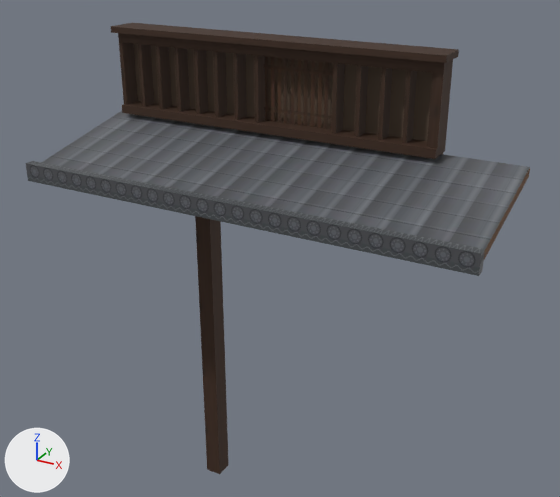
What one commit did to the glTF model public/models/facade.glb.
Before and after are seen from a 50 mm lens placed at (1.86, -4.09, 3.79), pointed at (-0.14, -0.46, 1.97). The axes (+X, +Y, +Z) are drawn at lower left. The lights are the same throughout. The older version comes first. Where no turn or scale is listed for an object, it has been applied to the vertices. Vertices at exactly the same position are counted once.

In view in the first picture: 'FacadeBack', 'FacadeEaveTiles', 'FacadeFrame', 'FacadeLattice', 'FacadePost', 'FacadeRoof'.
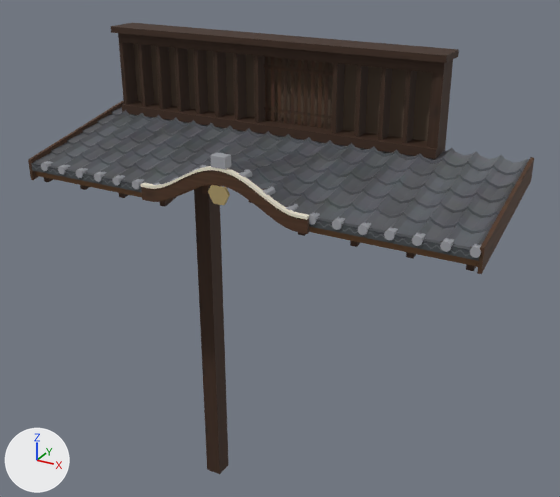
What changed in the scene script:
```text
Change me_facadeeavetiles:
    remove me_facadeeavetiles.from_pydata(...)  # 8 vertices, 12 faces; spans x -1.41..1.17, y -1.11..-1.06, z 2.37..2.47
    add me_facadeeavetiles.from_pydata(...)  # 164 vertices, 324 faces; spans x -1.4..1.16, y -1.08..-1.06, z 2.43..2.63
    me_facadeeavetiles part 1: the whole mesh is rebuilt
Change me_facaderafters:
    where me_facaderafters.from_pydata(...)  # 80 vertices, 120 faces; spans x -1.37..1.13, y -1.03..-0.25, z 2.35..2.55
    me_facaderafters part 2
    add for i in [*range(36, 40), *range(44, 48)]: me_facaderafters.vertices[i].co += Vector((0.0, 0.0, 0.12))
Change me_facaderoof:
    remove me_facaderoof.from_pydata(...)  # 8 vertices, 12 faces; spans x -1.4..1.16, y -1.06..-0.24, z 2.39..2.6
    remove me_facaderoof.materials.append(mat_facadetiles)  # picture img_facadetiles
    add me_facaderoof.from_pydata(...)  # 294 vertices, 584 faces; spans x -1.4..1.16, y -1.06..-0.24, z 2.39..2.6
    me_facaderoof part 3: 286 vertices added at x -1.4..1.16, y -1.06..-0.24, z 2.39..2.6
Add ob_facadeverge:
    ob_facadeverge = bpy.data.objects.new('FacadeVerge', me_facadeverge)  # 16 vertices, 24 faces; spans x -1.41..1.17, y -1.08..-0.24, z 2.37..2.65; in mat_facaderafter (picture img_facaderafter)
    ob_facadeverge.location = (0.0, 0.0, 0.0)
Add ob_facadetileroof:
    ob_facadetileroof = bpy.data.objects.new('FacadeTileRoof', me_facadetileroof)  # 1377 vertices, 1760 faces; spans x -1.4..1.16, y -1.06..-0.24, z 2.46..2.65; in mat_facadetilefaces (picture img_facadetilefaces)
    ob_facadetileroof.location = (0.0, 0.0, 0.0)
Add ob_facaderoundends:
    ob_facaderoundends = bpy.data.objects.new('FacadeRoundEnds', me_facaderoundends)  # 400 vertices, 560 faces; spans x -1.32..1.16, y -1.09..-1.01, z 2.44..2.65; in mat_facaderoundends (grey #a2a4aa)
    ob_facaderoundends.location = (0.0, 0.0, 0.0)
Add ob_facadeonita:
    ob_facadeonita = bpy.data.objects.new('FacadeOnita', me_facadeonita)  # a box spanning x -0.16..-0.08, y -1.112..-1.054, z 2.644..2.702; in mat_facaderoundends (grey #a2a4aa)
    ob_facadeonita.location = (0.0, 0.0, 0.0)
Add ob_facadegegyo:
    ob_facadegegyo = bpy.data.objects.new('FacadeGegyo', me_facadegegyo)  # 12 vertices, 20 faces; spans x -0.18..-0.06, y -1.118..-1.104, z 2.462..2.552; in mat_facadegegyo (yellow #ceb881)
    ob_facadegegyo.location = (0.0, 0.0, 0.0)
Add ob_facadegabletrim:
    ob_facadegabletrim = bpy.data.objects.new('FacadeGableTrim', me_facadegabletrim)  # 148 vertices, 292 faces; spans x -0.6..0.36, y -1.11..-1.082, z 2.47..2.644; in mat_facadetrim (pale yellow #efe7d4)
    ob_facadegabletrim.location = (0.0, 0.0, 0.0)
Add ob_facadegable:
    ob_facadegable = bpy.data.objects.new('FacadeGable', me_facadegable)  # 148 vertices, 292 faces; spans x -0.6..0.36, y -1.106..-1.084, z 2.397..2.632; in mat_facaderafter (picture img_facaderafter)
    ob_facadegable.location = (0.0, 0.0, 0.0)
```

Changed parts and their boxes [x1, y1, x2, y2] in the pictures (560 x 497 px; the box of a moved part takes in the faces that stretch with it):
'FacadeRoof', reshaped (mostly hidden afterwards): before [41, 111, 530, 259]; after [35, 123, 518, 267]
'FacadeTileRoof', added: after [34, 107, 529, 247]
'FacadeEaveTiles', reshaped (14% shorter): before [26, 161, 485, 276]; after [31, 162, 479, 261]
'FacadeGable', added (brown): after [141, 170, 309, 234]
'FacadeVerge', added: after [28, 101, 534, 274]
'FacadeRoundEnds', added: after [41, 161, 481, 258]
'FacadeGableTrim', added: after [141, 166, 309, 220]
'FacadeGegyo', added: after [208, 185, 230, 205]
'FacadeOnita', added: after [210, 152, 231, 169]
part 2 of me_facaderafters, moved or reshaped (not visible before): after [202, 185, 252, 203]
part 3 of me_facaderoof, added (mostly hidden): after [35, 123, 518, 267]
